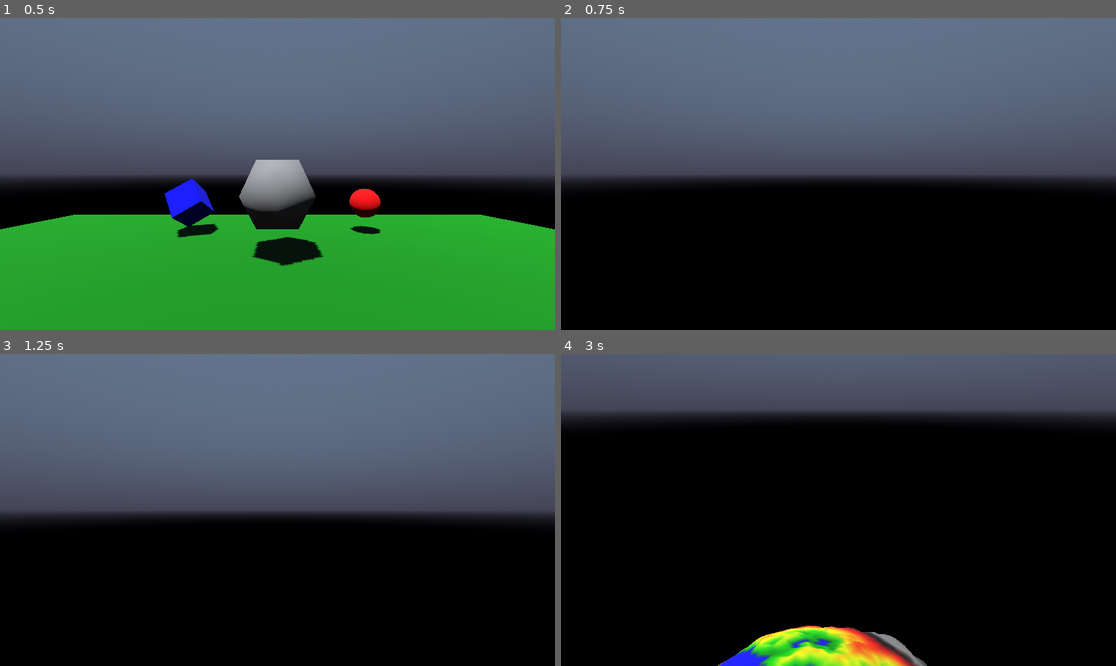
Above: before the commit, frames 1-4 (two rows, left to right).
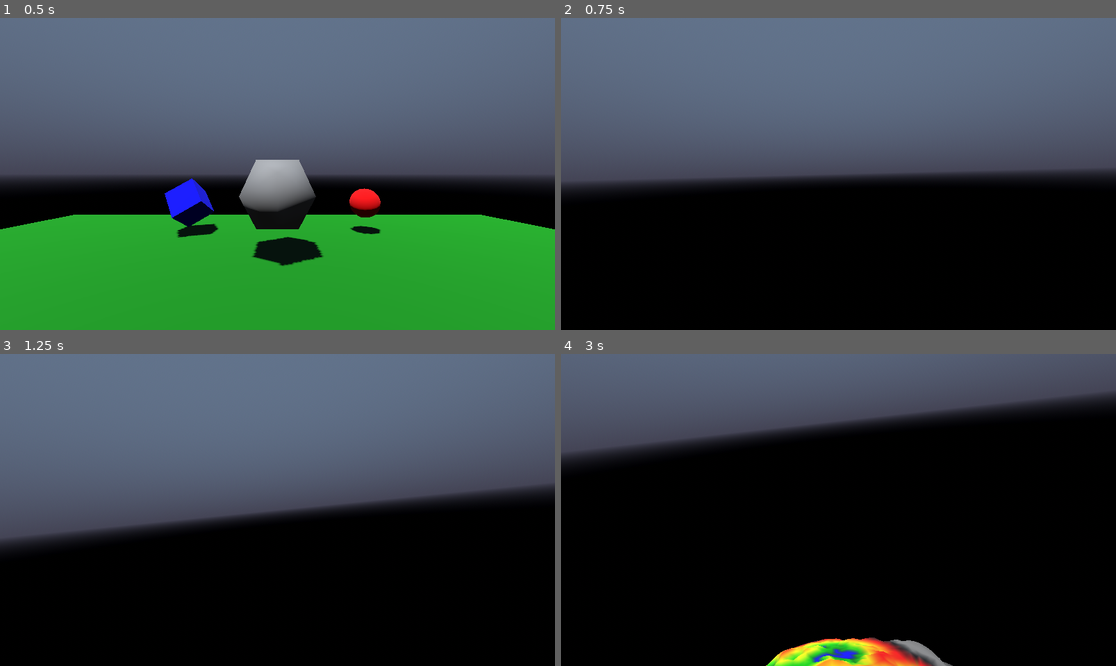
Above: after the commit, the same moments.

Repository: jmdejong/grip
Game: Godot game, scene res://scenes/universe.tscn
The game is run twice, just before and just after one commit, with the same random seed, the same clock (stepped at 60 frames per second) and the same inputs.
Inputs (mouse positions are in pixels of both pictures, inside the frame that each line leads up to):
- Up to frame 1 (0.5 s): no input
- Up to frame 2 (0.75 s): tap Enter at 0.5 s; move the mouse to (960, 158) at 0.52 s; hold D (right) from 0.53 s (still down); hold Shift (sprint) from 0.53 s (still down)
- Up to frame 3 (1.25 s): keep holding D (right); keep holding Shift (sprint); tap G (toggle_gravity, bound only after the commit) at 0.8 s
- Up to frame 4 (3 s): move the mouse to (727, 525) at 1.27 s; release D (right) at 1.28 s; release Shift (sprint) at 1.28 s; hold S (backwards) 1.28-2.03 s; tap G (toggle_gravity, bound only after the commit) at 1.35, 2.3 s; tap Shift (sprint) at 1.55, 2.85 s; tap Space (up) at 2 s; move the mouse to (894, 441) at 2.02 s; hold D (right) 2.03-2.78 s; click (894, 441) at 2.1 s; tap Enter at 2.75 s; move the mouse to (832, 516) at 2.77 s; hold W (forwards) from 2.78 s (still down)

Frame 1 is identical in both runs. In frame 2, 1.2% of the frame differs, in the area x 0-100%, y 48-55%; in frame 3, 6.5%; in frame 4, 11%, in the area x 0-100%, y 12-100%.

Commit message:
player movement rotates around the planet

Diff:
--- a/code/face.gd
+++ b/code/face.gd
@@ -123,7 +123,7 @@
 	var gradient: Gradient
 	var gradient_scale = 0.1
 	var height_base: float = 0.1
-	var height_gain: float = 0.4
+	var height_gain: float = 0.5
 	var max_depth: int = 6
 	func surface_point(p: Vector3, height: float = 0) -> Vector3:
 		return (p - core).normalized() * (radius + height) + core
--- a/code/player.gd
+++ b/code/player.gd
@@ -4,7 +4,6 @@
 const MOUSE_SENSITIVITY = 0.003
 const speed = 10
 const sprint_speed = 300
-const gravity = 9.81
 const jump_speed = 10
 
 var gravity_enabled: bool = false
@@ -14,22 +13,26 @@
 signal viewpoint_changed(pos: Vector3)
 
 func _physics_process(delta):
-	var input_movement = Input.get_vector("left", "right", "forwards", "backwards")
-	var s = speed if not Input.is_action_pressed("sprint") else sprint_speed
-	var movement = (Vector3(input_movement.x, 0, input_movement.y) * s).rotated(Vector3(0, 1, 0), self.rotation.y)
+	var input_movement: Vector2 = Input.get_vector("left", "right", "forwards", "backwards")
+	var s: float = speed if not Input.is_action_pressed("sprint") else sprint_speed
+	var movement: Vector3 = (Vector3(input_movement.x, 0, input_movement.y) * s)
 	if gravity_enabled:
-		movement.y = velocity.y - gravity*delta
-		if Input.is_action_pressed("up") and is_on_floor():
-			movement.y = s
+		pass
+		#movement.y = velocity.y - get_gravity().length()*delta
+		#if Input.is_action_pressed("up") and is_on_floor():
+			#movement.y = s
 	else:
 		movement.y = s * (float(Input.is_action_pressed("up")) - float(Input.is_action_pressed("down")))
-	velocity = movement
-
+	velocity = quaternion * movement
+	look_at(global_position + (quaternion * Vector3.RIGHT).cross(get_gravity()), -get_gravity().normalized())
 	move_and_slide()
 
 	viewpoint_changed.emit(position)
 
 func _input(event):
+	if Input.is_action_just_pressed("toggle_gravity"):
+		gravity_enabled = !gravity_enabled
+
 	# Capturing/Freeing the cursor
 	if Input.is_action_just_pressed("escape"):
 		Input.set_mouse_mode(Input.MOUSE_MODE_VISIBLE)
@@ -37,8 +40,5 @@
 		Input.set_mouse_mode(Input.MOUSE_MODE_CAPTURED)
 
 	if event is InputEventMouseMotion and Input.get_mouse_mode() == Input.MOUSE_MODE_CAPTURED:
-		# $Head.rotate_z(event.relative.y * MOUSE_SENSITIVITY)
 		$Head.rotation.x = clamp($Head.rotation.x - event.relative.y * MOUSE_SENSITIVITY, -PI/2, PI/2)
-		# $Head.rotation.z = clamp($Head.rotation.z, -PI/2, PI/2)
-		# print($Head.rotation)
-		rotate_y(-event.relative.x * MOUSE_SENSITIVITY)
+		rotate(-get_gravity().normalized(), -event.relative.x * MOUSE_SENSITIVITY)
--- a/project.godot
+++ b/project.godot
@@ -72,3 +72,8 @@
 "events": [Object(InputEventKey,"resource_local_to_scene":false,"resource_name":"","device":-1,"window_id":0,"alt_press …(192 unchanged characters)…
 ]
 }
+toggle_gravity={
+"deadzone": 0.5,
+"events": [Object(InputEventKey,"resource_local_to_scene":false,"resource_name":"","device":-1,"window_id":0,"alt_pressed":false,"shift_pressed":false,"ctrl_pressed":false,"meta_pressed":false,"pressed":false,"keycode":0,"physical_keycode":71,"key_label":0,"unicode":103,"location":0,"echo":false,"script":null)
+]
+}
--- a/scenes/planet.tscn
+++ b/scenes/planet.tscn
@@ -10,6 +10,9 @@
 offsets = PackedFloat32Array(0, 0.001, 0.108844, 0.282313, 0.428571, 0.598639, 0.846939, 1)
 colors = PackedColorArray(0, 0, 1, 1, 0, 0.533333, 0, 1, 0, 0.822222, 0, 1, 1, 1, 0, 1, 1, 0.533333, 0, 1, 1, 0, 0, 1, 0, 0, 0, 1, 0.533333, 0.533333, 0.533333, 1)
 
+[sub_resource type="SphereShape3D" id="SphereShape3D_8orhw"]
+radius = 4000.0
+
 [node name="PlanetMesh" type="MeshInstance3D"]
 transform = Transform3D(1000, 0, 0, 0, 1000, 0, 0, 0, 1000, 0, 0, 0)
 material_override = SubResource("StandardMaterial3D_gyk0w")
@@ -17,3 +20,12 @@
 mesh = ExtResource("1_kry4u")
 script = ExtResource("1_ap1x6")
 gradient = SubResource("Gradient_f2i44")
+
+[node name="Area3D" type="Area3D" parent="."]
+gravity_space_override = 3
+gravity_point = true
+gravity_point_center = Vector3(0, 0, 0)
+gravity_direction = Vector3(0, 0, 0)
+
+[node name="CollisionShape3D" type="CollisionShape3D" parent="Area3D"]
+shape = SubResource("SphereShape3D_8orhw")
--- a/scenes/universe.tscn
+++ b/scenes/universe.tscn
@@ -65,9 +65,6 @@
 [node name="Start" type="Node3D" parent="."]
 transform = Transform3D(1, 0, 0, 0, 1, 0, 0, 0, 1, 0, 2000, 0)
 
-[node name="Player" parent="Start" instance=ExtResource("1_u61e3")]
-transform = Transform3D(1, 0, 0, 0, 1, 0, 0, 0, 1, 0, 0.9, 0)
-
 [node name="Floor" type="MeshInstance3D" parent="Start"]
 material_override = SubResource("StandardMaterial3D_fpogw")
 mesh = SubResource("BoxMesh_s7i5b")
@@ -99,4 +96,7 @@
 transform = Transform3D(1, 0, 0, 0, 1, 0, 0, 0, 1, 0, 2, -5)
 mesh = ExtResource("3_t4xrs")
 
+[node name="Player" parent="Start" instance=ExtResource("1_u61e3")]
+transform = Transform3D(1, 0, 0, 0, 1, 0, 0, 0, 1, 0, 0.900024, 0)
+
 [node name="Planet" parent="." instance=ExtResource("2_l5nsi")]
Not shown: 1 places in scenes/planet.tscn that only renumber resources
